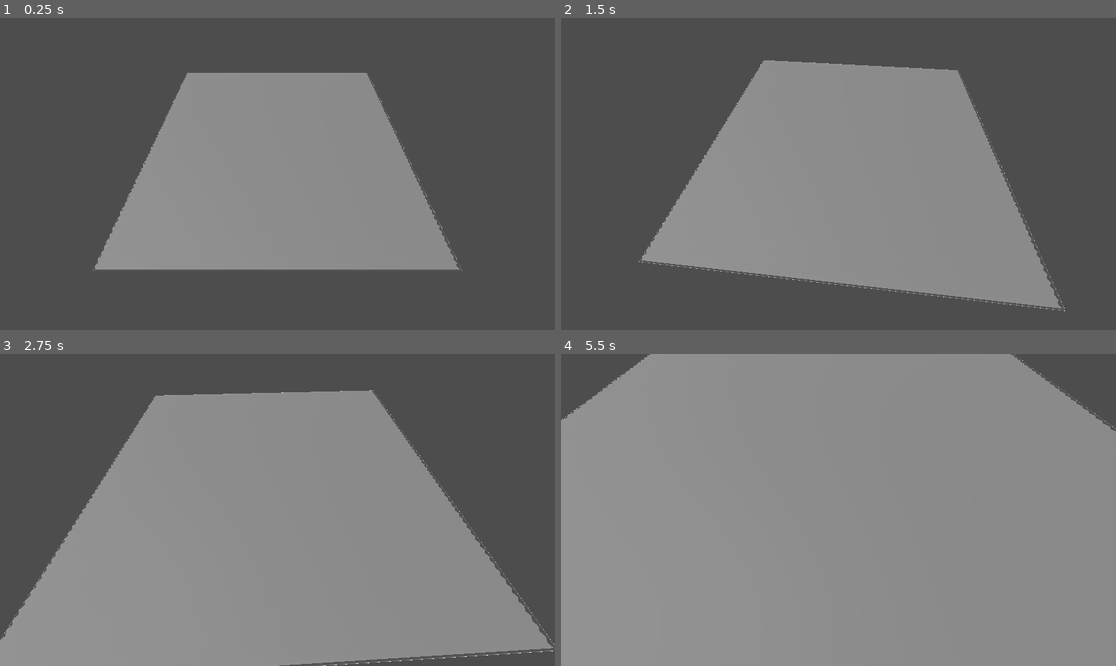
Above: before the commit, frames 1-4 (two rows, left to right).
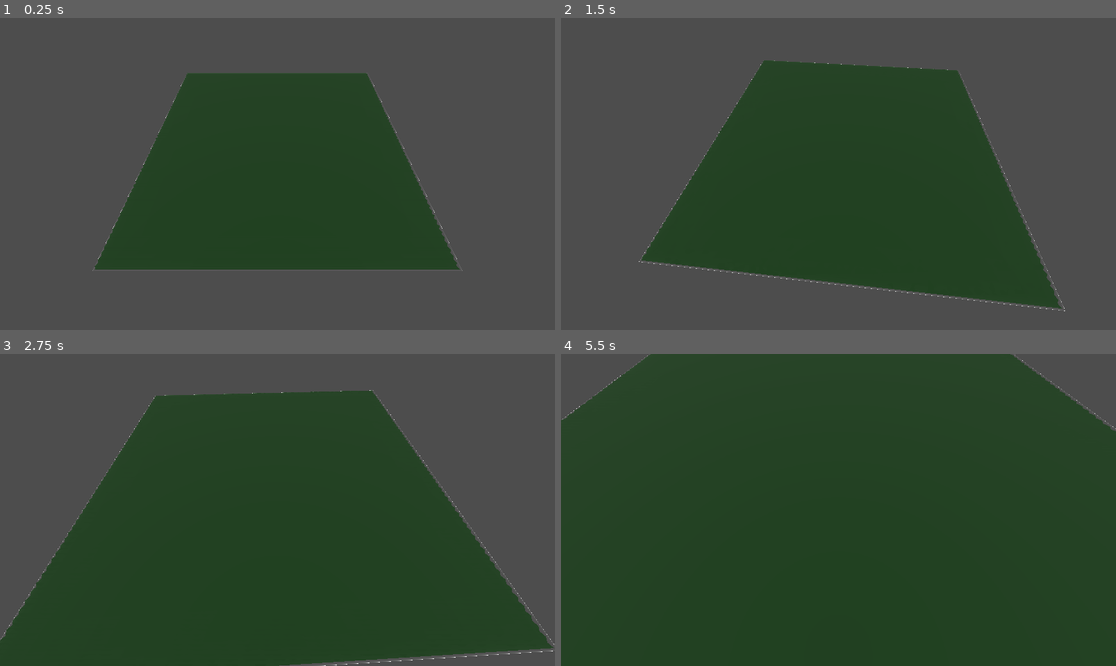
Above: after the commit, the same moments.

Repository: MichaelReel/Island-Generator-for-Godot-4
Game: Godot game, scene res://view/Main.tscn
The game is run twice, just before and just after one commit, with the same random seed, the same clock (stepped at 60 frames per second) and the same inputs.
Inputs (mouse positions are in pixels of both pictures, inside the frame that each line leads up to):
- Up to frame 1 (0.25 s): no input
- Up to frame 2 (1.5 s): tap Enter at 0.5 s; move the mouse to (866, 174) at 0.52 s; hold W (forward) from 0.53 s (still down); move the mouse to (810, 174) at 1.27 s
- Up to frame 3 (2.75 s): keep holding W (forward); move the mouse to (288, 503) at 2.02 s
- Up to frame 4 (5.5 s): keep holding W (forward); move the mouse to (832, 516) at 2.77 s; move the mouse to (877, 513) at 3.52 s; move the mouse to (794, 506) at 4.27 s; move the mouse to (844, 510) at 5.02 s

The runs differ from the first frame. In frame 1, 31% of the frame differs, in the area x 17-83%, y 17-81%; in frame 2, 39%; in frame 3, 61%; in frame 4, 96%, in the area x 0-100%, y 0-100%.

Commit message:
A pre-grid generation somehow borked the color

Diff:
--- a/lib/util/MeshUtils.gd
+++ b/lib/util/MeshUtils.gd
@@ -21,12 +21,12 @@
 		for triangle in row:
 			var color_dict: Dictionary = triangle.get_debug_vertex_colors(debug_color_dict)
 			for vertex in triangle.get_vertices():
+				var position: Vector3 = vertex.get_vector()
+				var color: Color = color_dict[vertex]
 				surface_tool.set_color(color_dict[vertex])
 				surface_tool.add_vertex(vertex.get_vector())
 	surface_tool.generate_normals()
-	var island_mesh: Mesh = surface_tool.commit()
-
-	return island_mesh
+	return surface_tool.commit()
 
 #static func get_water_body_meshes(high_level_terrain: HighlevelTerrain) -> Array:  # -> Array[Mesh]
 #	var meshes: Array = []
--- a/view/IslandDebugMesh.gd
+++ b/view/IslandDebugMesh.gd
@@ -51,7 +51,6 @@
 		thread.wait_to_finish()
 
 func _stage_thread() -> void:
-	_update_land_terrain_mesh()
 	high_level_terrain.perform()
 
 func _on_stage_complete(stage: Stage, duration: int) -> void:
--- a/view/Main.tscn
+++ b/view/Main.tscn
@@ -1,14 +1,14 @@
-[gd_scene load_steps=8 format=3 uid="uid://cxl6ppg12bdw5"]
+[gd_scene load_steps=8 format=3 uid="uid://cdv2k6kgjvujc"]
 
 [ext_resource type="PackedScene" uid="uid://bh5aiqjtrj2hn" path="res://view/IslandDebugMesh.tscn" id="1_6k65b"]
 [ext_resource type="PackedScene" uid="uid://c0h7ikfpntf4l" path="res://lib/camera/DebugCameraControl.tscn" id="2_45wnh"]
 [ext_resource type="Resource" uid="uid://b1jnfhw6prua2" path="res://lib/util/debug_color_dict.tres" id="2_dh10k"]
 [ext_resource type="Material" uid="uid://cj2ghxula37y0" path="res://materials/debug_terrain_surface.tres" id="2_lml5o"]
-[ext_resource type="Shader" path="res://lib/util/outliner.gdshader" id="4_5sh8r"]
+[ext_resource type="Shader" path="res://materials/outliner.gdshader" id="4_7n31l"]
 
 [sub_resource type="ShaderMaterial" id="ShaderMaterial_wddrc"]
 render_priority = 0
-shader = ExtResource("4_5sh8r")
+shader = ExtResource("4_7n31l")
 
 [sub_resource type="PlaneMesh" id="PlaneMesh_bq8t6"]
 material = SubResource("ShaderMaterial_wddrc")
Renamed: lib/util/outliner.gdshader -> materials/outliner.gdshader
